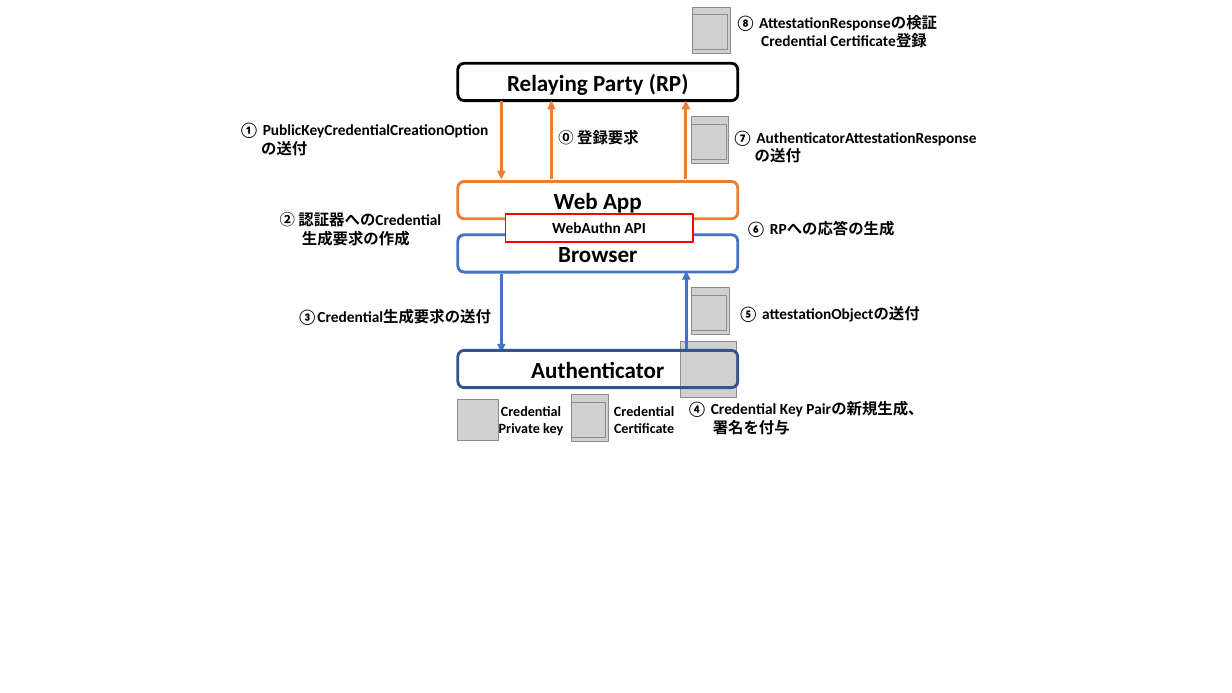
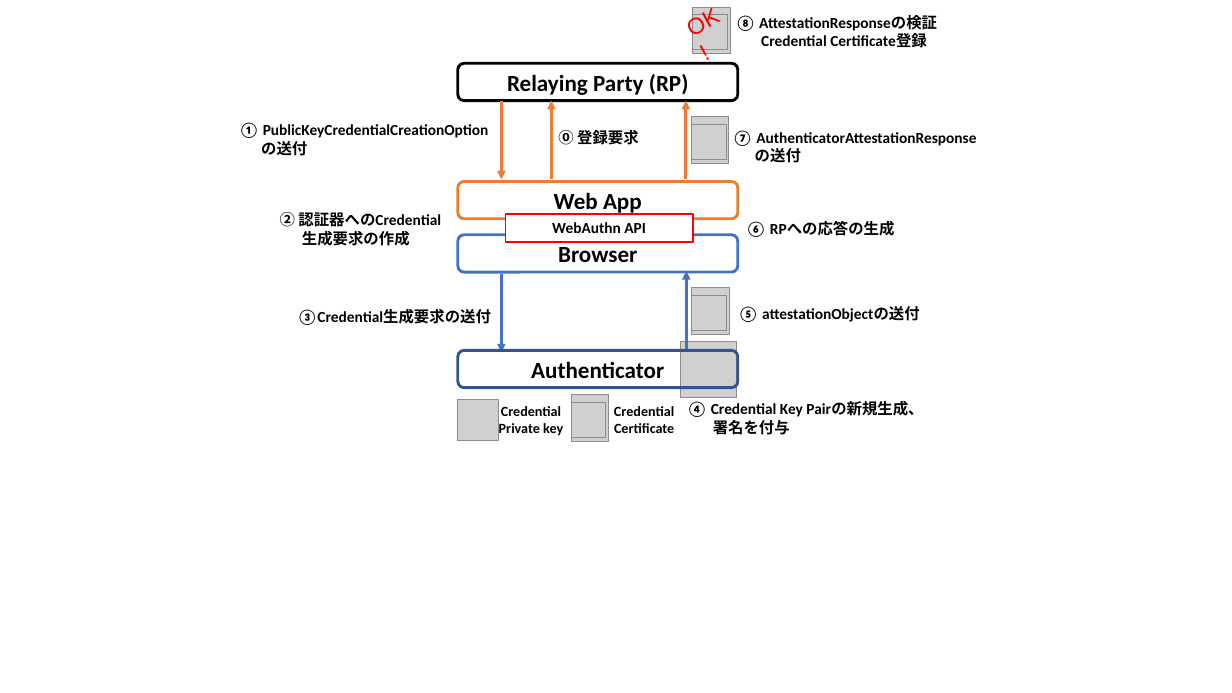
Before and after one commit to junkurihara/class-fido2_webauthn, a slide deck: slide 11 of slides/Figs/figures.pptx. Drawn at 1232x693 pixels with LibreOffice and Linux fonts; fonts in the diff are those of the drawing; grey boxes stand for pictures. Boxes give left, top, right and bottom in pixels: in the first picture for what was removed or moved away, otherwise in the second. Text is boxed around its words. In the diff, an @@ line names an element or a change of style, - is before the commit and + after.

```diff
--- a/slides/Figs/figures.pptx
+++ b/slides/Figs/figures.pptx
@@ text added at [692, 11, 721, 41], 18 pt, text #FF0000 @@
+OK !
```
Also in this commit, not shown: 2 other files.
